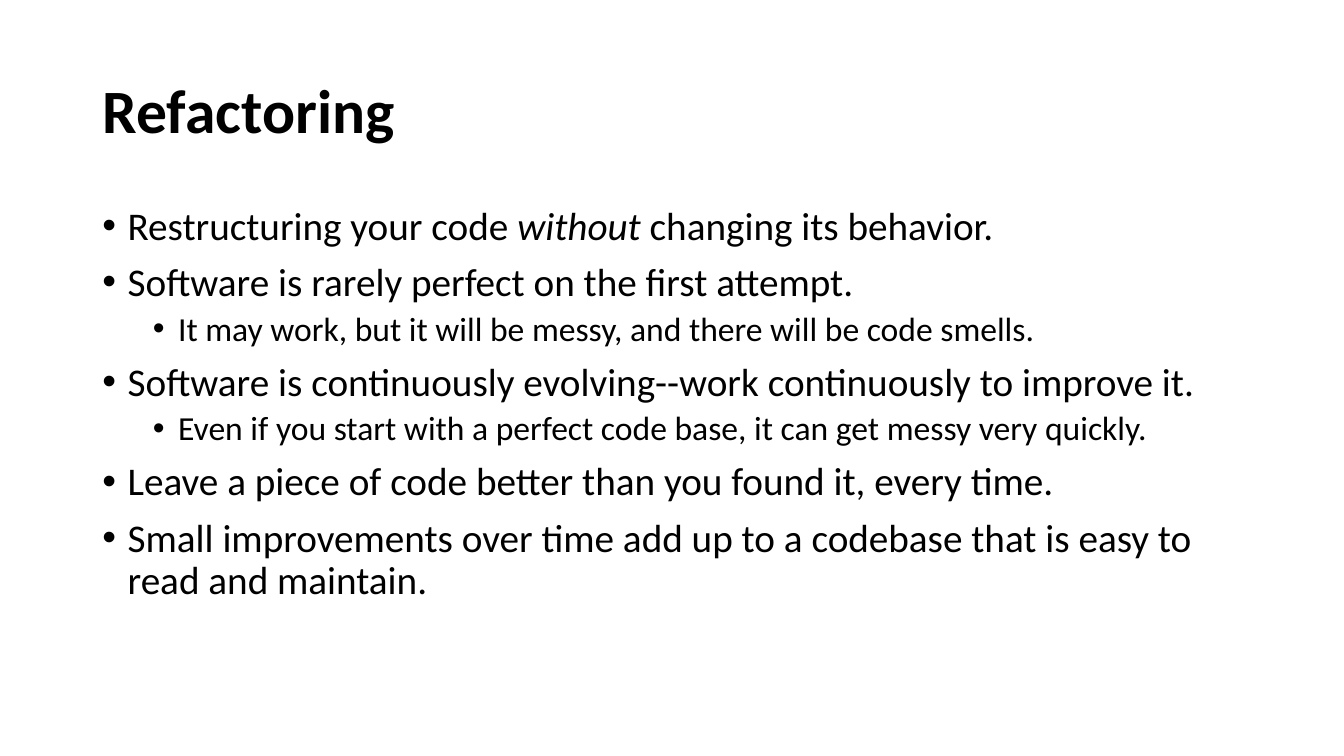
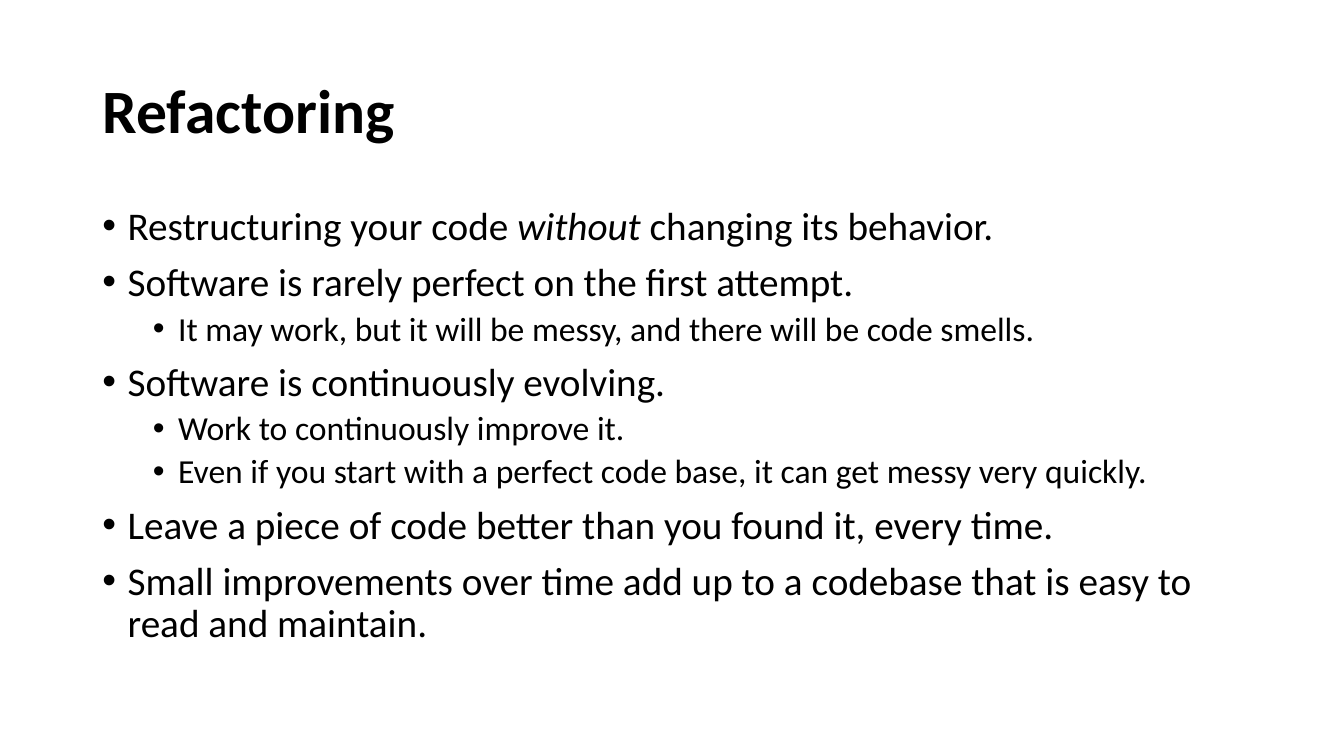
Before and after one commit to cebartling/test-driven, a slide deck: slide 17 of presentations/Introduction to Test-Driven Development.pptx. Drawn at 1344x756 pixels with LibreOffice and Linux fonts; fonts in the diff are those of the drawing. Boxes give left, top, right and bottom in pixels: in the first picture for what was removed or moved away, otherwise in the second. Text is boxed around its words. In the diff, an @@ line names an element or a change of style, - is before the commit and + after.

```diff
--- a/presentations/Introduction to Test-Driven Development.pptx
+++ b/presentations/Introduction to Test-Driven Development.pptx
@@ text at [128, 368, 665, 446]: text changed @@
-• Software is continuously evolving--work continuously to improve it.
+• Software is continuously evolving.
+  • Work to continuously improve it.
```
Also in this commit, not shown: 10 other slides changed, 1 slide added, 2 slides removed.
